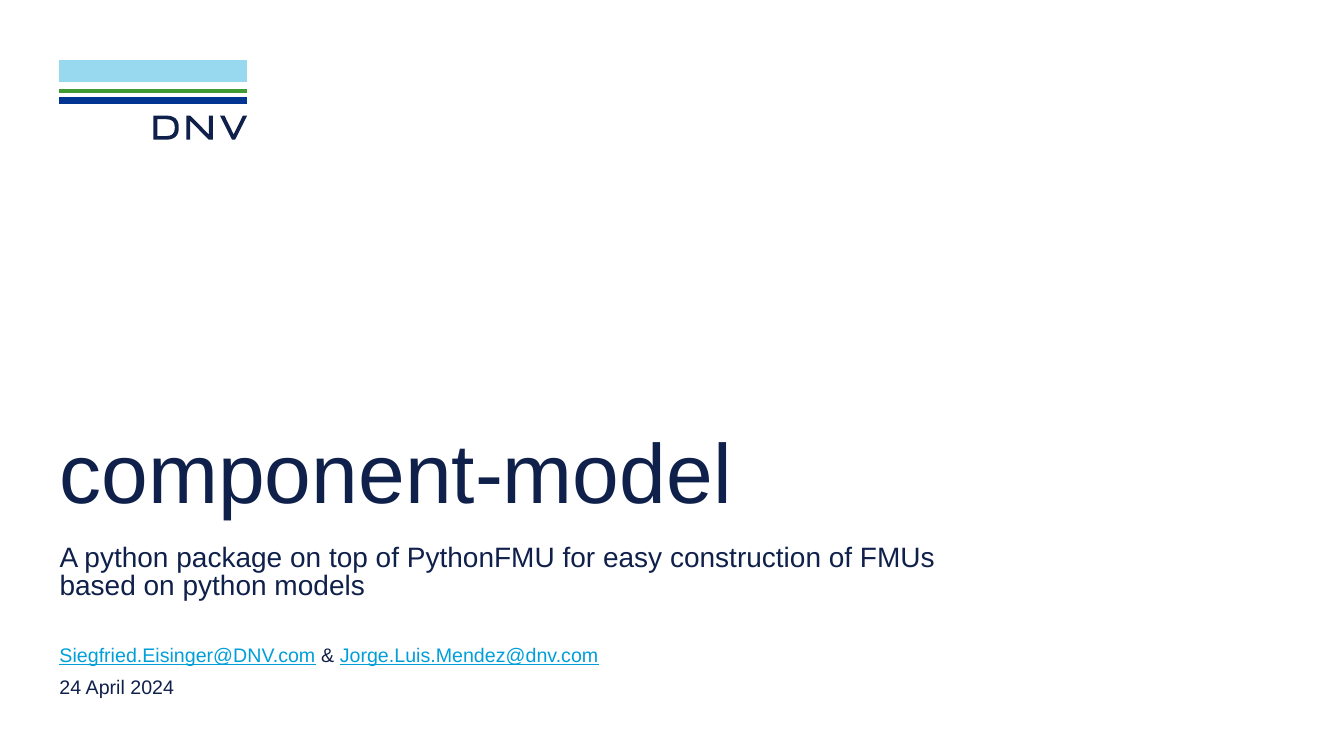
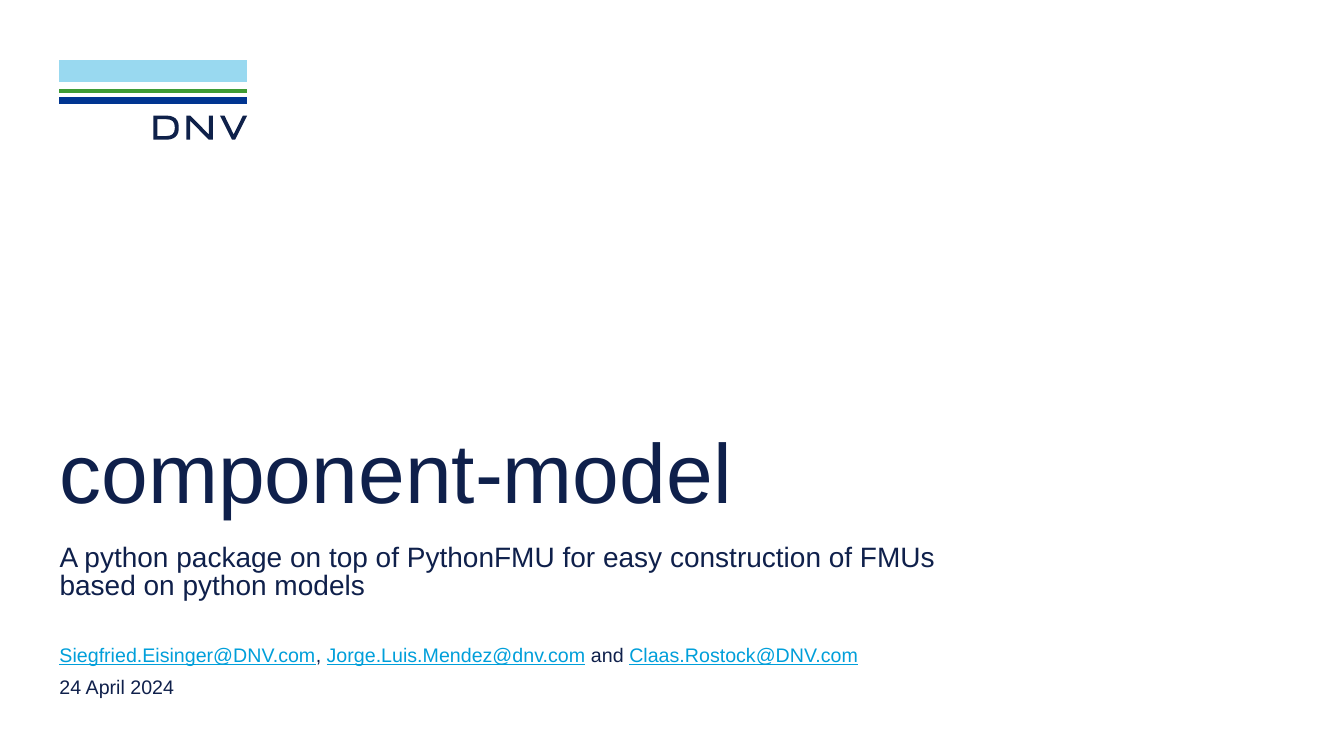
Before and after one commit to dnv-opensource/component-model, a slide deck: slide 1 of docs/source/component-model.pptx. Drawn at 1344x756 pixels with LibreOffice and Linux fonts; fonts in the diff are those of the drawing; background and template pictures are left out. Boxes give left, top, right and bottom in pixels: in the first picture for what was removed or moved away, otherwise in the second. Text is boxed around its words. In the diff, an @@ line names an element or a change of style, - is before the commit and + after.

Commit message:
Added Claas to the list of authors

```diff
--- a/docs/source/component-model.pptx
+++ b/docs/source/component-model.pptx
@@ text at box(59, 647, 858, 666): text changed @@
-Siegfried.Eisinger@DNV.com & Jorge.Luis.Mendez@dnv.com
+Siegfried.Eisinger@DNV.com, Jorge.Luis.Mendez@dnv.com and Claas.Rostock@DNV.com
```
Also in this commit, not shown: 1 other slide changed.
